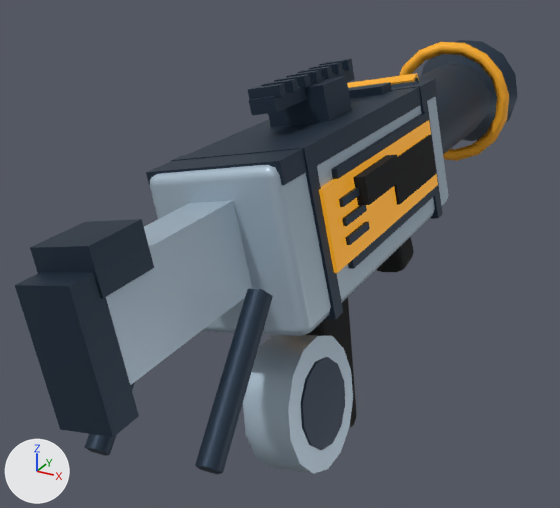
An edit to the glTF model game/assets/forge/weapon/nova_launcher.glb, drawn before and after from the same camera.
Camera for both pictures: a camera (50 mm lens) standing at (0.383, -0.829, 0.308) and looking at (-0.072, -0.001, -0.106). Lighting does not change. The marker at lower left points along +X, +Y and +Z. The first picture is the older version.
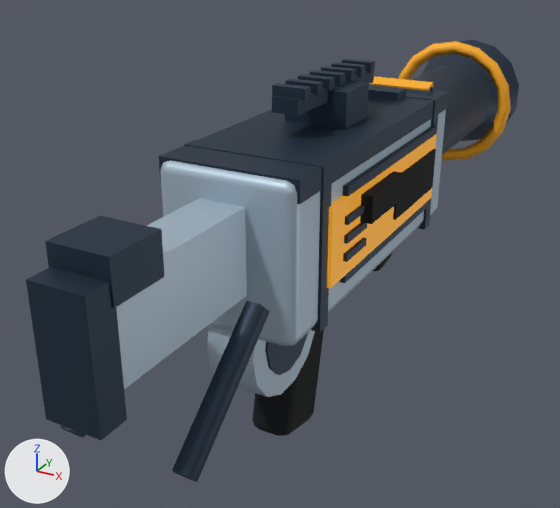
ob_weapon is not drawn itself; it is the parent of ob_receiver, ob_rail, ob_grip, ob_magazine, ob_stock, ob_barrel, ob_muzzledevice, ob_extras.
ob_magazine is not drawn itself; it is the parent of ob_mesh_36, ob_mesh_37, ob_mesh_38, ob_drum.

Changed parts and their boxes [x1, y1, x2, y2] in the pictures (560 x 508 px):
'Mesh_0', turned
    before: [150, 97, 449, 336]
    after: [160, 109, 446, 346]
'Mesh_39', turned
    before: [106, 200, 252, 385]
    after: [116, 198, 247, 389]
'Mesh_40', turned
    before: [15, 272, 139, 437]
    after: [26, 267, 127, 440]
'Mesh_1', turned
    before: [146, 79, 437, 191]
    after: [159, 90, 449, 204]
'Mesh_36', turned, moved
    before: [243, 335, 353, 474]
    after: [207, 325, 315, 397]
'Mesh_41', turned
    before: [30, 219, 154, 298]
    after: [45, 216, 164, 308]
'Mesh_3', turned
    before: [319, 120, 438, 273]
    after: [327, 134, 437, 289]
'Mesh_42', turned
    before: [195, 289, 273, 474]
    after: [172, 301, 270, 482]
'Mesh_17', turned
    before: [171, 143, 343, 320]
    after: [184, 140, 332, 332]
'Mesh_30', turned
    before: [306, 297, 357, 428]
    after: [253, 329, 324, 436]
'Mesh_37', turned, moved
    before: [301, 357, 345, 450]
    after: [265, 332, 309, 375]
'Mesh_44', turned
    before: [418, 62, 491, 154]
    after: [413, 62, 493, 155]
'Mesh_11', turned
    before: [331, 112, 439, 269]
    after: [340, 126, 437, 283]
'Mesh_5', turned
    before: [268, 76, 352, 127]
    after: [285, 81, 369, 129]
'Mesh_48', turned
    before: [399, 42, 509, 161]
    after: [398, 41, 511, 160]
'Mesh_46', turned
    before: [421, 40, 518, 141]
    after: [422, 39, 519, 141]
'Mesh_20', turned
    before: [353, 155, 401, 205]
    after: [360, 171, 404, 224]
'Mesh_12', turned
    before: [394, 135, 436, 205]
    after: [393, 149, 436, 220]
'Mesh_22', turned
    before: [249, 69, 355, 115]
    after: [272, 71, 374, 116]
'Mesh_16', turned
    before: [390, 84, 443, 219]
    after: [405, 94, 440, 230]
'Mesh_50', turned
    before: [347, 73, 419, 88]
    after: [369, 76, 433, 91]
'Mesh_29', turned
    before: [248, 83, 286, 100]
    after: [272, 83, 311, 101]
'Mesh_19', turned
    before: [348, 82, 391, 98]
    after: [368, 85, 406, 101]
'Mesh_53', turned (mostly hidden afterwards)
    before: [377, 237, 414, 272]
    after: [373, 253, 392, 271]
'Mesh_43', turned
    before: [85, 382, 135, 456]
    after: [60, 425, 85, 438]
'Mesh_13', turned
    before: [345, 222, 370, 245]
    after: [343, 238, 367, 262]
'Mesh_14', turned
    before: [342, 205, 367, 226]
    after: [344, 222, 367, 244]
'Mesh_28', turned
    before: [261, 79, 299, 92]
    after: [285, 79, 323, 96]
'Mesh_27', turned
    before: [274, 74, 311, 87]
    after: [298, 74, 334, 91]
'Mesh_15', turned
    before: [339, 188, 360, 207]
    after: [345, 205, 364, 225]
'Mesh_26', turned
    before: [286, 70, 322, 83]
    after: [310, 70, 345, 86]
'Mesh_25', turned
    before: [298, 66, 333, 79]
    after: [321, 66, 356, 81]
'Mesh_24', turned
    before: [309, 62, 343, 74]
    after: [331, 62, 366, 77]
'Mesh_23', turned
    before: [319, 59, 353, 70]
    after: [342, 59, 375, 73]
'Mesh_49', turned (mostly hidden)
    before: [391, 81, 419, 88]
    after: [406, 89, 433, 95]
'Mesh_2', turned (not visible afterwards)
    before: [355, 235, 412, 290]

Edits to the bpy script that builds the scene:
```text
Change ob_weapon:
    ob_weapon.rotation_euler: (0.0, -0.22, 0.0) -> (0.0, 0.0, 0.0)  # degrees (0, -13, 0) -> degrees (0, 0, 0)
Change ob_magazine:
    ob_magazine.location: (0.0, 0.0, -0.091) -> (0.0, 0.0, 0.0)
```
